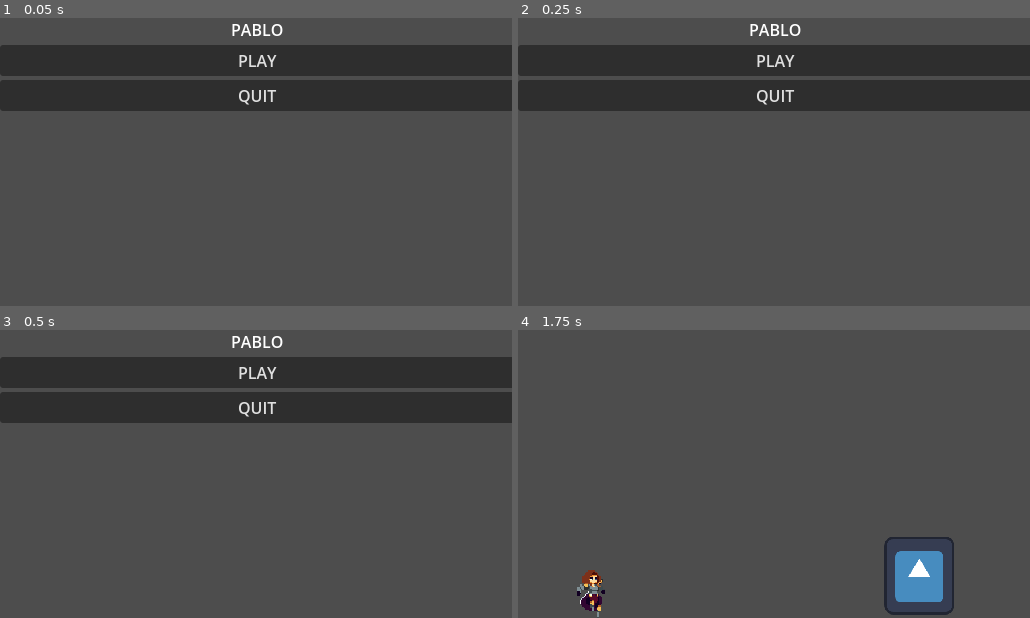
Above: before the commit, frames 1-4 (two rows, left to right).
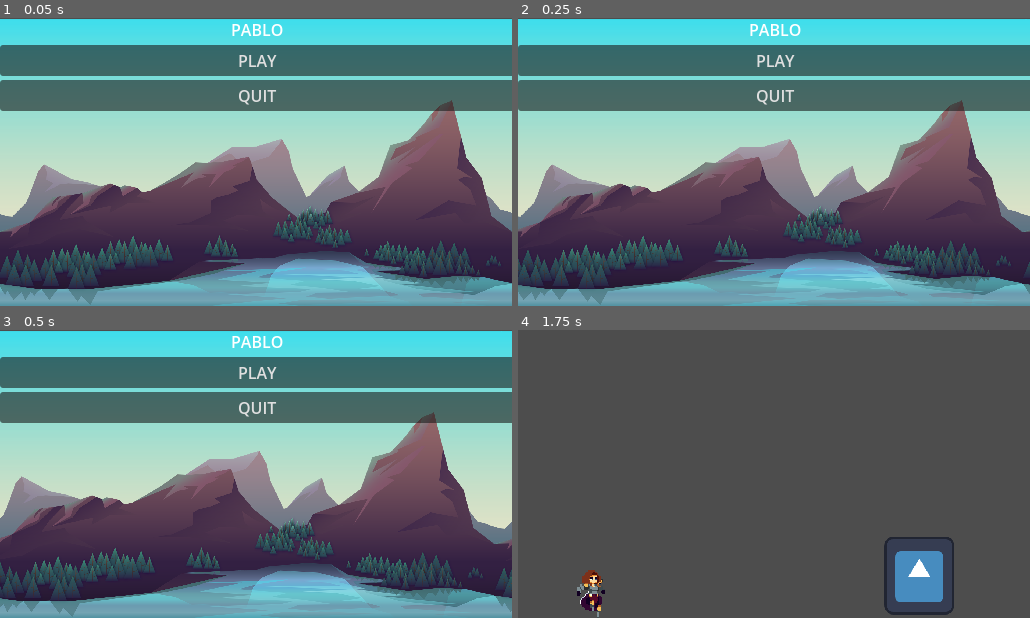
Above: after the commit, the same moments.

Repository: BaoQui/Pablo-s-Adventure
Game: Godot game, scene res://main_menu.tscn
The game is run twice, just before and just after one commit, with the same random seed, the same clock (stepped at 60 frames per second) and the same inputs. The engine's default icon, where the game draws it, is replaced by a stand-in: a white triangle on a blue panel in a dark square.
Inputs:
- Up to frame 1 (0.05 s): no input
- Up to frame 2 (0.25 s): no input
- Up to frame 3 (0.5 s): no input
- Up to frame 4 (1.75 s): click "PLAY" at 0.5 s; tap Enter (ui_accept) at 1.25, 1.52 s; hold Right (ui_right) from 1.28 s (still down)

The runs differ from the first frame. In frame 1, 93% of the frame differs, in the area x 0-100%, y 0-100%; in frame 2, 93%; in frame 3, 93%; in frame 4, nothing differs.

Commit message:
Assets + Main Background

Diff:
--- a/main_menu.tscn
+++ b/main_menu.tscn
@@ -1,6 +1,10 @@
-[gd_scene load_steps=2 format=3 uid="uid://d4fic8yrcyaxq"]
+[gd_scene load_steps=6 format=3 uid="uid://d4fic8yrcyaxq"]
 
 [ext_resource type="Script" uid="uid://beswm2wibrg55" path="res://main_menu.gd" id="1_06t4h"]
+[ext_resource type="Script" uid="uid://cl3d70rt0yylt" path="res://parallax_background.gd" id="2_glbon"]
+[ext_resource type="Texture2D" uid="uid://dg1sng1gg0whq" path="res://Assets/game_background_1/layers/sky.png" id="2_jix8l"]
+[ext_resource type="Texture2D" uid="uid://hngjl8o6j8sh" path="res://Assets/game_background_1/layers/rocks_2.png" id="3_glbon"]
+[ext_resource type="Texture2D" uid="uid://82781juolxdl" path="res://Assets/game_background_1/layers/rocks_1.png" id="4_nlkkf"]
 
 [node name="MainMenu" type="Control"]
 layout_mode = 3
@@ -30,5 +34,36 @@
 layout_mode = 2
 text = "QUIT"
 
+[node name="ParallaxBackground" type="ParallaxBackground" parent="."]
+script = ExtResource("2_glbon")
+
+[node name="ParallaxLayer" type="ParallaxLayer" parent="ParallaxBackground"]
+motion_scale = Vector2(0.5, 1)
+motion_mirroring = Vector2(515, 0)
+
+[node name="Sprite2D" type="Sprite2D" parent="ParallaxBackground/ParallaxLayer"]
+position = Vector2(256.875, 146.25)
+scale = Vector2(0.26888, 0.268056)
+texture = ExtResource("2_jix8l")
+
+[node name="ParallaxLayer2" type="ParallaxLayer" parent="ParallaxBackground"]
+motion_scale = Vector2(0.8, 1)
+motion_mirroring = Vector2(515, 0)
+
+[node name="Sprite2D" type="Sprite2D" parent="ParallaxBackground/ParallaxLayer2"]
+z_index = 2
+position = Vector2(256.875, 146.25)
+scale = Vector2(0.26888, 0.268056)
+texture = ExtResource("3_glbon")
+
+[node name="ParallaxLayer3" type="ParallaxLayer" parent="ParallaxBackground"]
+motion_mirroring = Vector2(515, 0)
+
+[node name="Sprite2D" type="Sprite2D" parent="ParallaxBackground/ParallaxLayer3"]
+z_index = 1
+position = Vector2(256.875, 146.25)
+scale = Vector2(0.26888, 0.268056)
+texture = ExtResource("4_nlkkf")
+
 [connection signal="pressed" from="VBoxContainer/Play" to="." method="_on_play_pressed"]
 [connection signal="pressed" from="VBoxContainer/Quit" to="." method="_on_quit_pressed"]
--- /dev/null
+++ b/parallax_background.gd
@@ -0,0 +1,4 @@
+extends ParallaxBackground
+var speed = Vector2(-50, 0)
+func _process(delta):
+	scroll_offset += speed * delta
Binary file added: Assets/game_background_1/game_background_1.png
Not shown, added: Assets/game_background_1/game_background_1.png.import
Binary file added: Assets/game_background_1/layers/clouds_1.png
Not shown, added: Assets/game_background_1/layers/clouds_1.png.import
Binary file added: Assets/game_background_1/layers/clouds_2.png
Not shown, added: Assets/game_background_1/layers/clouds_2.png.import
Binary file added: Assets/game_background_1/layers/clouds_3.png
Not shown, added: Assets/game_background_1/layers/clouds_3.png.import
Binary file added: Assets/game_background_1/layers/clouds_4.png
Not shown, added: Assets/game_background_1/layers/clouds_4.png.import
Binary file added: Assets/game_background_1/layers/rocks_1.png
Not shown, added: Assets/game_background_1/layers/rocks_1.png.import
(and 58 more such lines)
